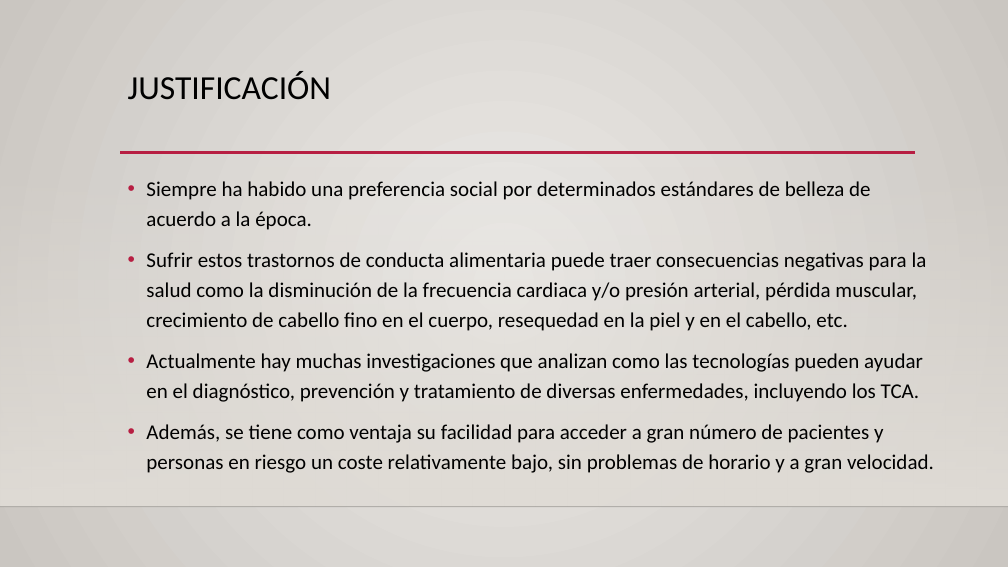
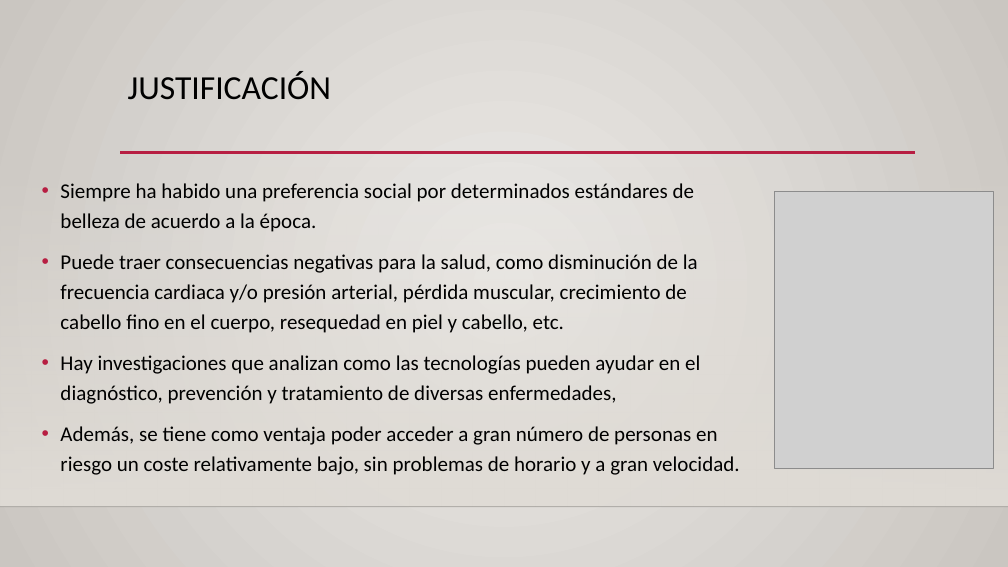
Before and after one commit to patriciamz-153/tesis, a slide deck: slide 8 of Presentación de Tesis Parte 2.pptx. Drawn at 1008x567 pixels with LibreOffice and Linux fonts; fonts in the diff are those of the drawing; grey boxes stand for pictures; background and template pictures are left out. Boxes give left, top, right and bottom in pixels: in the first picture for what was removed or moved away, otherwise in the second. Text is boxed around its words. In the diff, an @@ line names an element or a change of style, - is before the commit and + after.

```diff
--- a/Presentación de Tesis Parte 2.pptx
+++ b/Presentación de Tesis Parte 2.pptx
@@ text "Siempre ha habido una preferencia ..." moved from (x1=146, y1=181, x2=934, y2=473) to (x1=60, y1=183, x2=740, y2=475) @@
@@ picture added at (x1=775, y1=191, x2=994, y2=469) @@
@@ text at (x1=60, y1=254, x2=740, y2=475): text changed @@
-• Sufrir estos trastornos de conducta alimentaria puede traer consecuencias negativas para la salud como la disminución de la frecuencia cardiaca y/o presión arterial, pérdida muscular, crecimiento de cabello fino en el cuerpo, resequedad en la piel y en el cabello, etc.
-• Actualmente hay muchas investigaciones que analizan como las tecnologías pueden ayudar en el diagnóstico, prevención y tratamiento de diversas enfermedades, incluyendo los TCA.
-• Además, se tiene como ventaja su facilidad para acceder a gran número de pacientes y personas en riesgo un coste relativamente bajo, sin problemas de horario y a gran velocidad.
+• Puede traer consecuencias negativas para la salud, como disminución de la frecuencia cardiaca y/o presión arterial, pérdida muscular, crecimiento de cabello fino en el cuerpo, resequedad en piel y cabello, etc.
+• Hay investigaciones que analizan como las tecnologías pueden ayudar en el diagnóstico, prevención y tratamiento de diversas enfermedades,
+• Además, se tiene como ventaja poder acceder a gran número de personas en riesgo un coste relativamente bajo, sin problemas de horario y a gran velocidad.
```
Also in this commit, not shown: 23 other slides changed, 2 other files.
